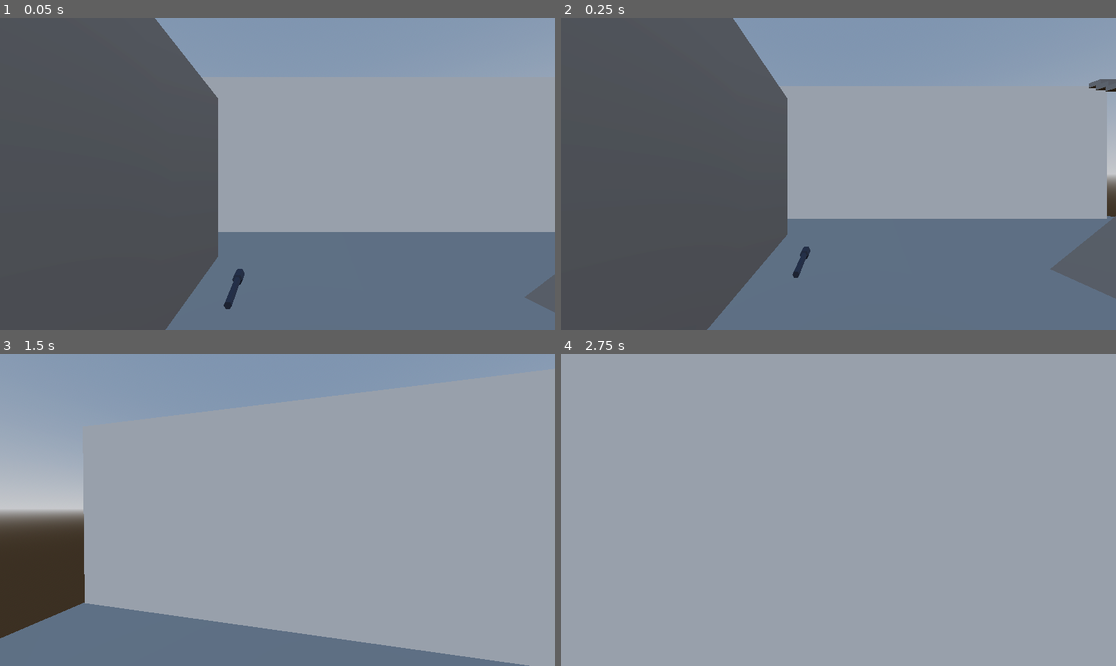
Above: before the commit, frames 1-4 (two rows, left to right).
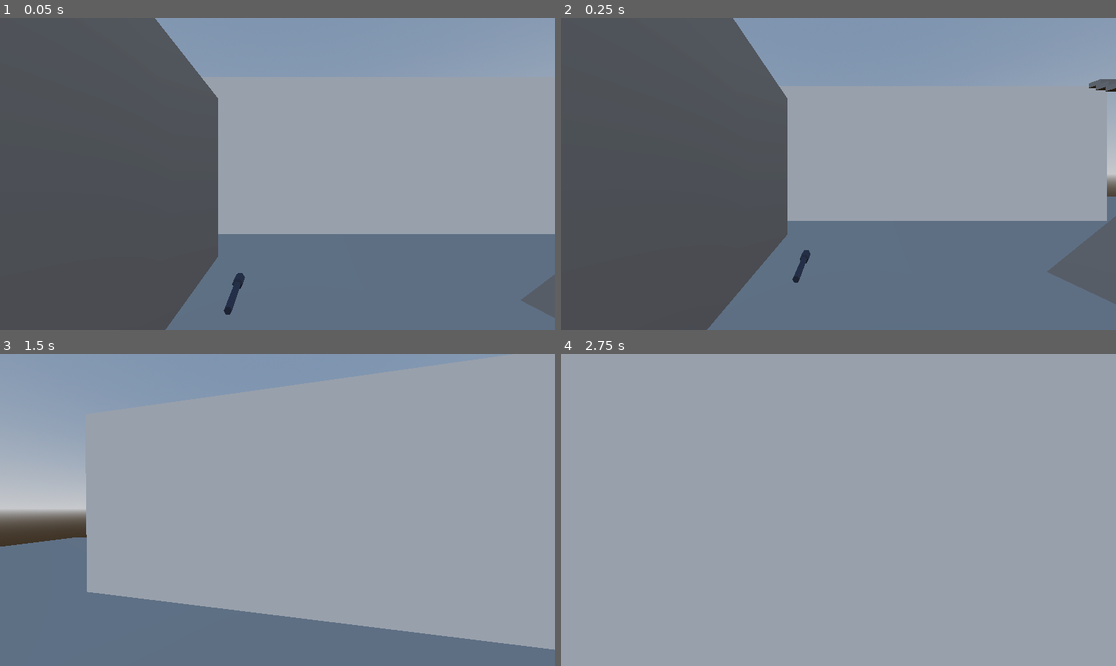
Above: after the commit, the same moments.

Repository: septabit/Stun-Zeed
Game: Godot game, scene res://Scenes/world.tscn
The game is run twice, just before and just after one commit, with the same random seed, the same clock (stepped at 60 frames per second) and the same inputs.
Inputs (mouse positions are in pixels of both pictures, inside the frame that each line leads up to):
- Up to frame 1 (0.05 s): no input
- Up to frame 2 (0.25 s): no input
- Up to frame 3 (1.5 s): tap Enter (ui_accept) at 0.5 s; move the mouse to (305, 510) at 0.52 s; hold W (Forward) from 0.53 s (still down); tap G (Drop) at 0.6 s; click (305, 510) at 0.67 s; tap Space (Jump) at 0.77 s; move the mouse to (249, 510) at 1.27 s; tap Ctrl (Crouch) at 1.35 s
- Up to frame 4 (2.75 s): keep holding W (Forward); tap Space (Jump) at 1.52 s; tap G (Drop) at 1.55, 2.1 s; move the mouse to (849, 503) at 2.02 s

The runs differ from the first frame. In frame 1, 0.6% of the frame differs, in the area x 39-100%, y 68-97%; in frame 2, 0.8%; in frame 3, 8.3%, in the area x 0-100%, y 6-100%; in frame 4, nothing differs.
Error before the commit: Invalid call. Nonexistent function 'removeOwnership' in base 'Nil'. (res://Scripts/entities/WeaponManager.gd:66)
Error after the commit: Invalid call. Nonexistent function 'prim_fire' in base 'Nil'. (res://Scripts/entities/WeaponManager.gd:72)

Commit message:
modified:   Scenes/world.tscn 	modified:   Scripts/entities/WeaponManager.gd 	modified:   Scripts/playerObj.gd

Diff:
--- a/Scenes/world.tscn
+++ b/Scenes/world.tscn
@@ -5,10 +5,10 @@
 [ext_resource type="Script" path="res://Scripts/FloatingPlatform.gd" id="4_0flbw"]
 [ext_resource type="PackedScene" uid="uid://3j82goxdyfir" path="res://Objects/weapons/w_flashlight.tscn" id="5_hepui"]
 
-[sub_resource type="PlaneMesh" id="PlaneMesh_gobsf"]
-
-[sub_resource type="ConcavePolygonShape3D" id="ConcavePolygonShape3D_ei3he"]
-data = PackedVector3Array(1, 0, 1, -1, 0, 1, 1, 0, -1, -1, 0, 1, -1, 0, -1, 1, 0, -1)
+[sub_resource type="BoxMesh" id="BoxMesh_ug23f"]
+
+[sub_resource type="ConcavePolygonShape3D" id="ConcavePolygonShape3D_r05rd"]
+data = PackedVector3Array(-0.5, 0.5, 0.5, 0.5, 0.5, 0.5, -0.5, -0.5, 0.5, 0.5, 0.5, 0.5, 0.5, -0.5, 0.5, -0.5, -0.5, 0.5, 0.5, 0.5, -0.5, -0.5, 0.5, -0.5, 0.5, -0.5, -0.5, -0.5, 0.5, -0.5, -0.5, -0.5, -0.5, 0.5, -0.5, -0.5, 0.5, 0.5, 0.5, 0.5, 0.5, -0.5, 0.5, -0.5, 0.5, 0.5, 0.5, -0.5, 0.5, -0.5, -0.5, 0.5, -0.5, 0.5, -0.5, 0.5, -0.5, -0.5, 0.5, 0.5, -0.5, -0.5, -0.5, -0.5, 0.5, 0.5, -0.5, -0.5, 0.5, -0.5, -0.5, -0.5, 0.5, 0.5, 0.5, -0.5, 0.5, 0.5, 0.5, 0.5, -0.5, -0.5, 0.5, 0.5, -0.5, 0.5, -0.5, 0.5, 0.5, -0.5, -0.5, -0.5, 0.5, 0.5, -0.5, 0.5, -0.5, -0.5, -0.5, 0.5, -0.5, 0.5, 0.5, -0.5, -0.5, -0.5, -0.5, -0.5)
 
 [sub_resource type="BoxMesh" id="BoxMesh_21vbi"]
 
@@ -46,14 +46,14 @@
 [node name="testlevel_a" type="Node3D" parent="stage"]
 
 [node name="Ground" type="MeshInstance3D" parent="stage/testlevel_a"]
-transform = Transform3D(13.78, 0, 0, 0, 1, 0, 0, 0, 12.636, 4.21457, 0, 0)
-mesh = SubResource("PlaneMesh_gobsf")
+transform = Transform3D(69.548, 0, 0, 0, 1, 0, 0, 0, 40.7, 4.21457, -0.626302, 0)
+mesh = SubResource("BoxMesh_ug23f")
 skeleton = NodePath("../../..")
 
 [node name="StaticBody3D" type="StaticBody3D" parent="stage/testlevel_a/Ground"]
 
 [node name="CollisionShape3D" type="CollisionShape3D" parent="stage/testlevel_a/Ground/StaticBody3D"]
-shape = SubResource("ConcavePolygonShape3D_ei3he")
+shape = SubResource("ConcavePolygonShape3D_r05rd")
 
 [node name="Wall1" type="MeshInstance3D" parent="stage/testlevel_a"]
 transform = Transform3D(26.3997, 0, 0, 0, 8.69357, 0, 0, 0, 2.35848, 3.71807, 3.99892, -11.0678)
--- a/Scripts/entities/WeaponManager.gd
+++ b/Scripts/entities/WeaponManager.gd
@@ -63,8 +63,9 @@
 
 func drop_Item():
 	#Removes the ownership on the item, then removes the item from inventory.
-	WeaponSlots[WeaponSlotsIndex[currWeaponSlot]].removeOwnership($self)
-	WeaponSlots[WeaponSlotsIndex[currWeaponSlot]] = null
+	if WeaponSlots[WeaponSlotsIndex[currWeaponSlot]] != null:
+		WeaponSlots[WeaponSlotsIndex[currWeaponSlot]].removeOwnership($self)
+		WeaponSlots[WeaponSlotsIndex[currWeaponSlot]] = null
 
 
 func prim_fire():
--- a/Scripts/playerObj.gd
+++ b/Scripts/playerObj.gd
@@ -207,9 +207,12 @@
 	#======================================
 	# STAIRS AND MOVE AND SLIDE!!!
 	#======================================
-	_rotate_step_up_seperation_ray()
+	#_rotate_step_up_seperation_ray()
+	$floorSeperationRayF.disabled = 1
+	$floorSeperationRayL.disabled = 1
+	$floorSeperationRayR.disabled = 1
 	move_and_slide()
-	_snap_down_to_stairs_check()
+	#_snap_down_to_stairs_check()
 
 func process_weapons():
 
